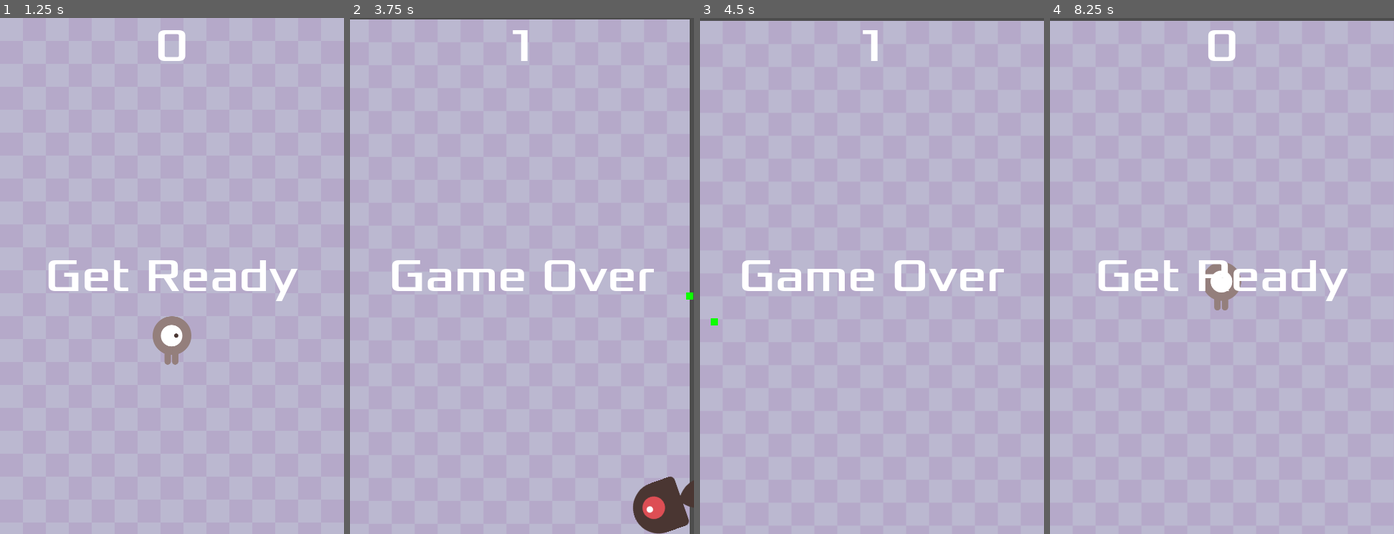
Above: before the commit, frames 1-4 (left to right).
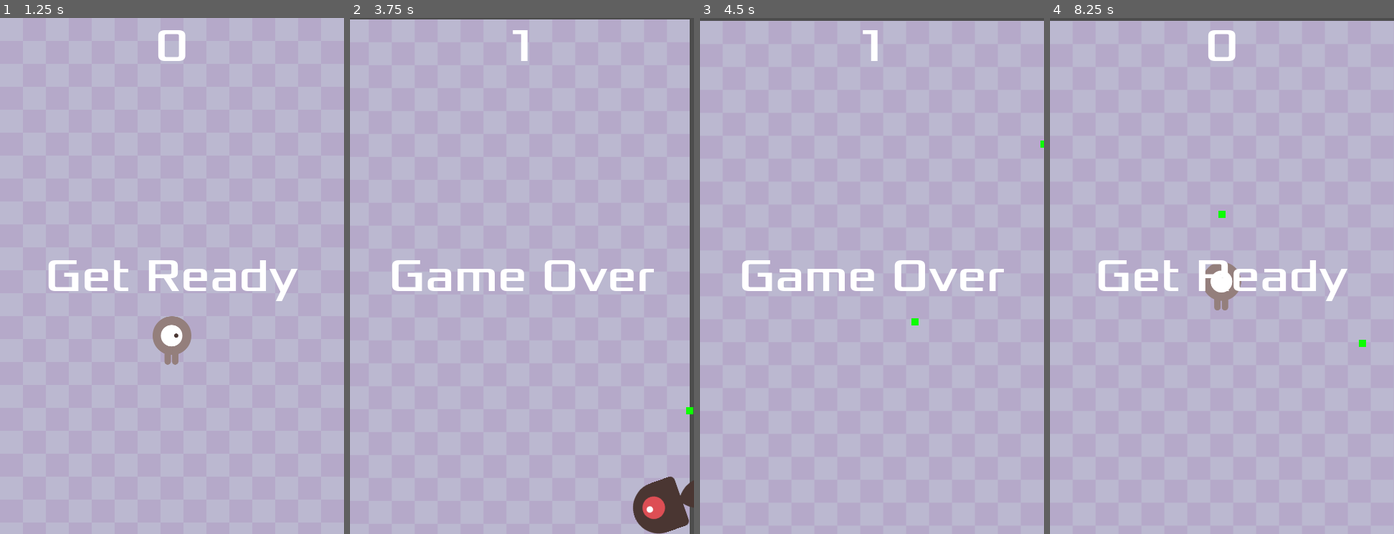
Above: after the commit, the same moments.

Repository: iequalsone/Dodge-the-Creeps
Game: Godot game, scene res://scenes/main.tscn
The game is run twice, just before and just after one commit, with the same random seed, the same clock (stepped at 60 frames per second) and the same inputs.
Inputs:
- Up to frame 1 (1.25 s): click "Start" at 0.5 s
- Up to frame 2 (3.75 s): tap Enter at 1.25 s; hold Right (move_right) 1.28-2.03 s; hold Space (shoot_projectile) 1.28-2.03 s; hold Down (move_down) 2.03-2.78 s; tap Space (shoot_projectile) at 2.1, 3.6 s; hold Right (move_right) 2.78-3.53 s; hold Space (shoot_projectile) 2.78-3.53 s; hold Up (move_up) from 3.53 s (still down)
- Up to frame 3 (4.5 s): release Up (move_up) at 4.28 s; hold Left (move_left) from 4.28 s (still down); hold Space (shoot_projectile) from 4.28 s (still down)
- Up to frame 4 (8.25 s): release Space (shoot_projectile) at 5.03 s; tap Space (shoot_projectile) at 5.1, 6.6, 8 s; release Left (move_left) at 5.78 s; hold Down (move_down) 5.78-6.53 s; hold Space (shoot_projectile) 5.78-6.53 s; tap Enter at 6.5 s; hold Right (move_right) 6.53-7.25 s; click "Start" at 7.25 s; hold Up (move_up) from 8.03 s (still down); hold Space (shoot_projectile) from 8.03 s (still down)

Frame 1 is identical in both runs. In frame 2, less than 0.1% of the frame differs, in the area x 97-100%, y 53-77%; in frame 3, less than 0.1%, in the area x 3-100%, y 23-60%; in frame 4, less than 0.1%.

Commit message:
projectile progress

Diff:
--- a/project.godot
+++ b/project.godot
@@ -62,6 +62,12 @@
 ]
 }
 
+[layer_names]
+
+2d_physics/layer_1="Mob"
+2d_physics/layer_2="Player"
+2d_physics/layer_3="Projectile"
+
 [rendering]
 
 renderer/rendering_method="gl_compatibility"
--- a/scenes/mob.tscn
+++ b/scenes/mob.tscn
@@ -49,7 +49,7 @@
 height = 102.0
 
 [node name="Mob" type="RigidBody2D"]
-collision_mask = 0
+collision_mask = 4
 gravity_scale = 0.0
 script = ExtResource("1_s26nn")
 metadata/_edit_group_ = true
@@ -65,4 +65,5 @@
 
 [node name="VisibleOnScreenNotifier2D" type="VisibleOnScreenNotifier2D" parent="."]
 
+[connection signal="body_entered" from="." to="." method="_on_body_entered"]
 [connection signal="screen_exited" from="VisibleOnScreenNotifier2D" to="." method="_on_visible_on_screen_notifier_2d_screen_exited"]
--- a/scenes/player.tscn
+++ b/scenes/player.tscn
@@ -36,6 +36,7 @@
 height = 68.0
 
 [node name="Player" type="Area2D"]
+collision_layer = 2
 script = ExtResource("1_6orm4")
 metadata/_edit_group_ = true
 
--- a/scenes/projectile.tscn
+++ b/scenes/projectile.tscn
@@ -7,6 +7,7 @@
 size = Vector2(8, 8)
 
 [node name="Projectile" type="Area2D"]
+collision_layer = 4
 script = ExtResource("1_yj6ht")
 
 [node name="Sprite2D" type="Sprite2D" parent="."]
--- a/scripts/mob.gd
+++ b/scripts/mob.gd
@@ -11,7 +11,6 @@
 func _process(delta: float) -> void:
 	pass
 
-
 func _on_visible_on_screen_notifier_2d_screen_exited() -> void:
 	queue_free()
 
--- a/scripts/player.gd
+++ b/scripts/player.gd
@@ -69,7 +69,17 @@
 
 func shoot_projectile() -> void:
 	var projectile_instance = projectile_scene.instantiate()
-	projectile_instance.position = position
+	projectile_instance.global_position = global_position
+
+	if facing_direction.x > 0:
+		projectile_instance.global_position.x += 80
+	elif facing_direction.x < 0:
+		projectile_instance.global_position.x -= 80
+	elif facing_direction.y > 0:
+		projectile_instance.global_position.y += 80
+	else:
+		projectile_instance.global_position.y -= 80
+
 	projectile_instance.set_direction(facing_direction)
 	projectile_container.add_child(projectile_instance)
 
--- a/scripts/projectile.gd
+++ b/scripts/projectile.gd
@@ -1,6 +1,6 @@
 extends Area2D
 
-@export var speed: int = -2500
+@export var speed: int = 500
 
 @onready var visible_notifier = $VisibleNotifier
 
@@ -14,19 +14,17 @@
 
 func _physics_process(delta: float) -> void:
 	if direction.x > 0:
-		global_position.x += 80
+		global_position.x += speed * delta
 	elif direction.x < 0:
-		global_position.x -= 80
+		global_position.x -= speed * delta
 	elif direction.y > 0:
-		global_position.y += 80
+		global_position.y += speed * delta
 	else:
-		global_position.y -= 80
-
-	position += direction * speed * delta
-	print(position)
+		global_position.y -= speed * delta
 
 func _on_screen_exited() -> void:
 	queue_free()
 
 func _on_area_entered(area: Area2D) -> void:
+	print("here")
 	queue_free()
